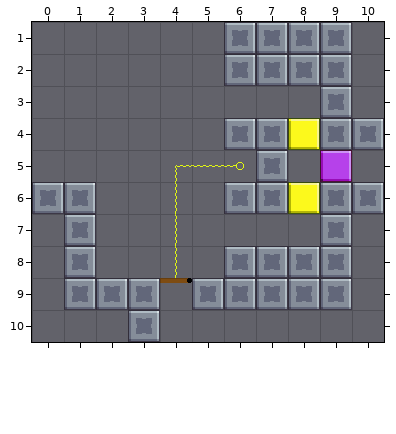
Tiled map (JSON) -- Assets/Level_Editor/TileMap/Room_24.tmj. Above, as it was before the edit.
Cells are 32x32 px. Shown: x 0..10, y 1..10.
After the commit:
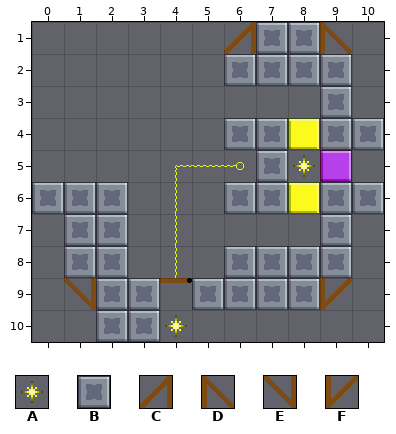
Key: from "tileSet": A 20, B 33, C 106, D 107, E 116, F 117.
_ is an empty cell.
Diff:
Layer "Blocks":
There is now tile B in rows 6 to 8 at x 2; in row 10 at x 2.
The edit turns tile B into tile C in row 1 at x 6.
The edit turns tile B into tile D in row 1 at x 9.
The edit turns tile B into tile E in row 9 at x 1.
The edit turns tile B into tile F in row 9 at x 9.
Layer "Overlap":
There is now tile A in row 5 at x 8; in row 10 at x 4.
